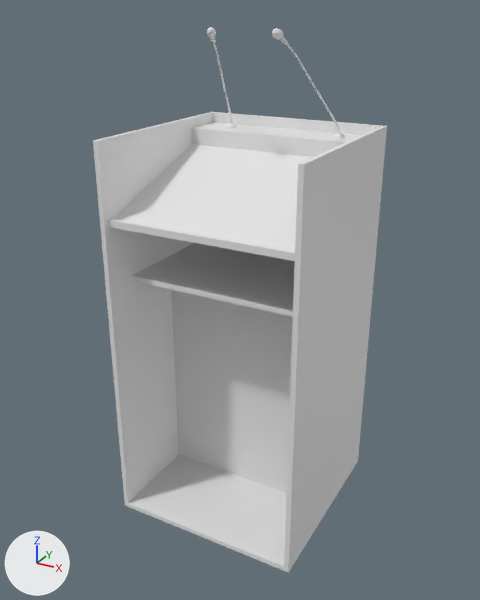
An edit to the FBX model Fundacion_Telefonica/Models/SM_SpeechStand/SM_SpeechStand.fbx, drawn before and after from the same camera.
Before and after are seen from a 50 mm lens placed at (3.668, -14.996, 0.841), pointed at (2.77, -13.363, 0.024). Every picture has the same lights, and +X, +Y and +Z are marked at lower left. Where no turn or scale is listed for an object, it has been applied to the vertices.

In view in the first picture: 'Speech-stand.001'.
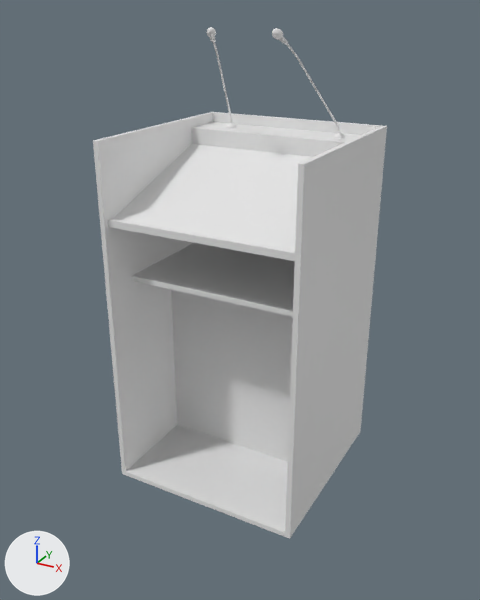
The newer file is also turned or shifted as a whole; pictures and numbers use the older file's frame.

Pixel boxes (x1, y1, x2, y2) of what changed, in the pictures (480 x 600 px; the box of a moved part takes in the faces that stretch with it):
'Speech-stand.001', reshaped (7% shorter): before (93, 112, 387, 573); after (93, 112, 387, 539)
part 1 of me_cube_020, moved or reshaped: before (122, 418, 361, 573); after (122, 418, 361, 539)

The change in detail:
me_cube_020 has 48 vertices, 29 faces and spans x -0.3..0.3, y -0.3..0.3, z 0.0..1.2.
me_cube_020 is used by ob_speech_stand_001; location (2.785, -13.34, -0.676).
me_cube_020 part 1: all 12 vertices in x -0.3..0.3, y -0.3..0.3, z 0.0..0.015 are moved by (0.0, 0.0, 0.129).
